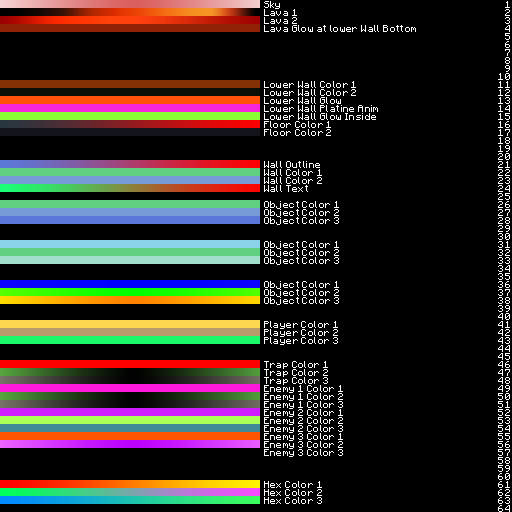
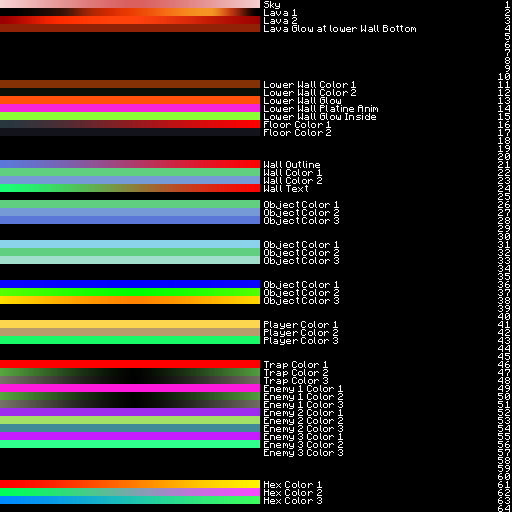
Comparing the layer stacks of the two 512×512 images. Changes:
painted on "Rectangle 1" (10th of 13, in "Enemy Sputnik") over bbox(0, 408, 260, 416)
painted on "Rectangle 1 copy" (10th of 13, in "Enemy Sputnik") over bbox(0, 416, 260, 424)
painted on "Rectangle 1" (11th of 13, in "Enemy Sphere") over bbox(0, 432, 260, 440)
painted on "Rectangle 1 copy" (11th of 13, in "Enemy Sphere") over bbox(0, 440, 260, 448)
